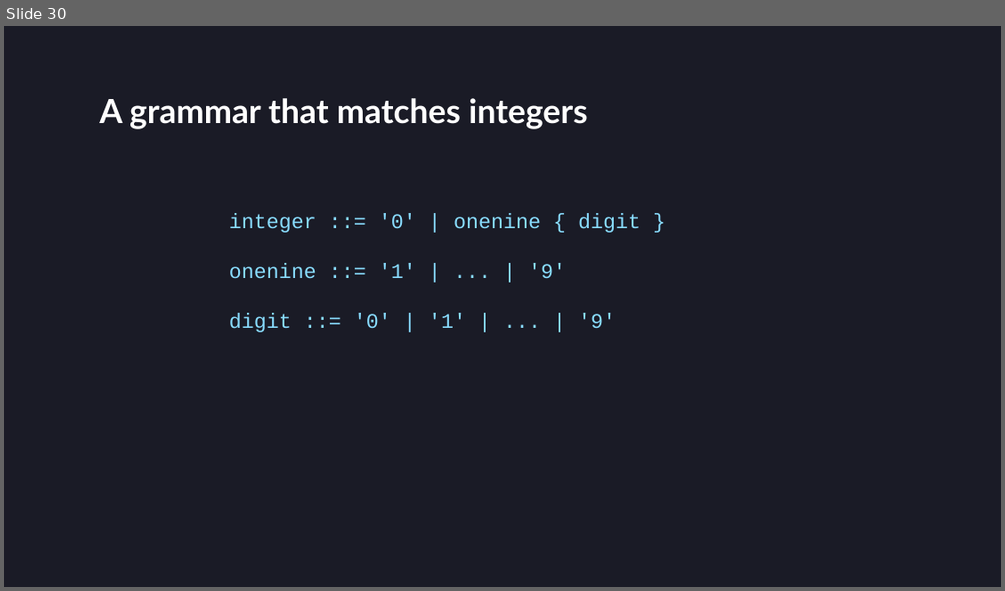
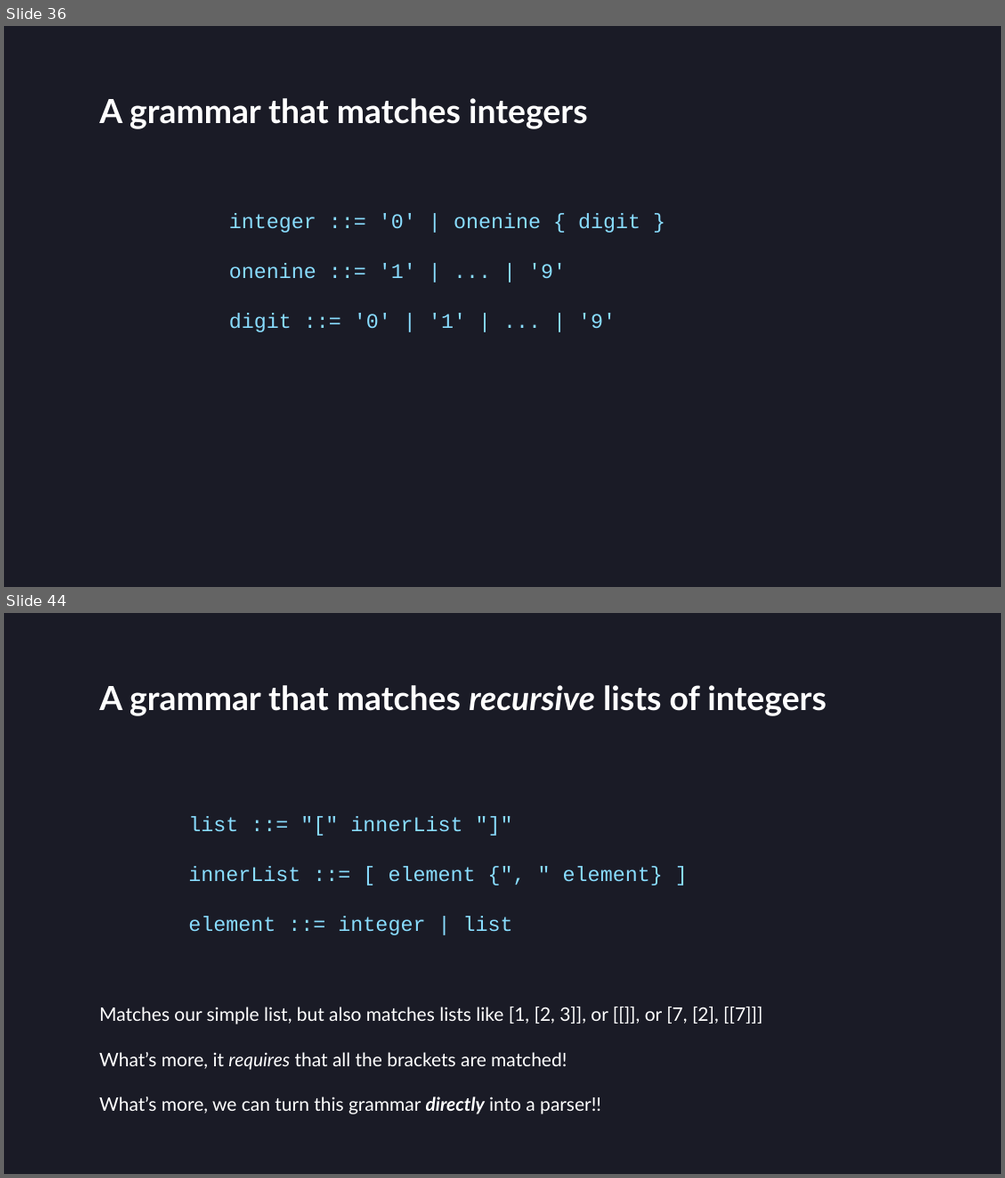
Before and after one commit to villuna/parsers-talk, a slide deck: presentation/presentation.pptx. Shown one above the other, each under a label of ours: slide 30 before the commit, slides 36 and 44 after it; the slides between them are not shown. The pictures are 1005x591 and 1005x1178 pixels, drawn with LibreOffice and Linux fonts; fonts in the diff are those of the drawing. Boxes give left, top, right and bottom in pixels: in the first picture for what was removed or moved away, otherwise in the second. Text is boxed around its words. In the diff, an @@ line names an element or a change of style, - is before the commit and + after.

```diff
--- a/presentation/presentation.pptx
+++ b/presentation/presentation.pptx
@@ slide 44 added at (x1=4, y1=613, x2=1001, y2=1174), background #1A1B26 @@
@@ title added at (x1=99, y1=685, x2=826, y2=716), 32 pt, text #FFFFFF, bold @@
+A grammar that matches recursive lists of integers
@@ text added at (x1=188, y1=816, x2=663, y2=935), 20 pt, text #89DDFF @@
+list ::= "[" innerList "]"
+innerList ::= [ element {", " element} ]
+element ::= integer | list
@@ text added at (x1=99, y1=1006, x2=762, y2=1114), 18 pt, text #FFFFFF @@
+Matches our simple list, but also matches lists like [1, [2, 3]], or [[]], or [7, [2], [[7]]]
+What’s more, it requires that all the brackets are matched!
+What’s more, we can turn this grammar directly into a parser!!
@@ what was slide 30 is now slide 36 @@
```
Also in this commit, not shown: 5 slides changed, 84 other slides added, 1 slide removed, 4 other files.
